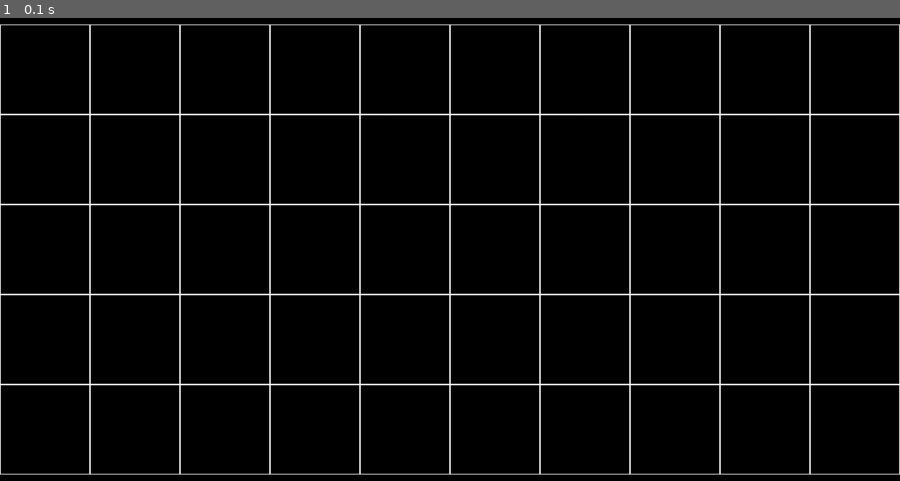
Above: before the commit, frame 1.
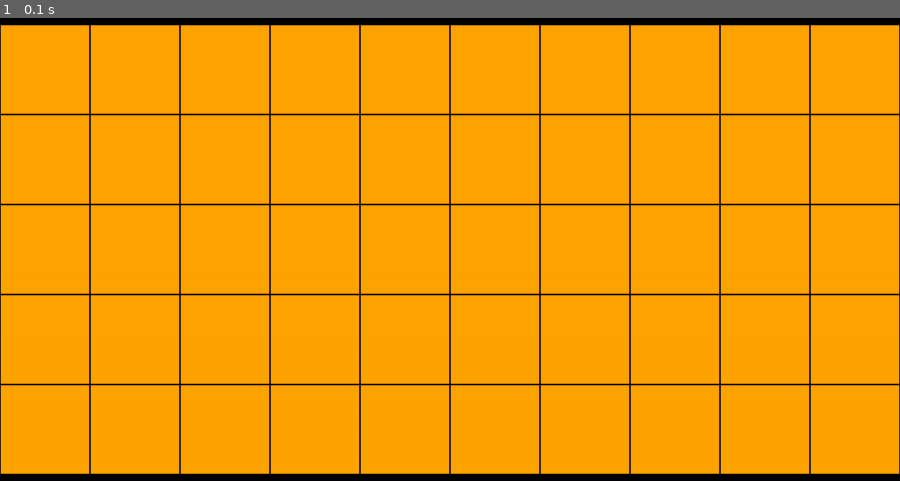
Above: after the commit, the same moment.

Repository: Romeogenesis/PyGame_GOATGAME
Game: pygame game, started from main.py
The game is run twice, just before and just after one commit, with the same random seed, the same clock (stepped at 60 frames per second) and the same inputs.
Inputs:
- Up to frame 1 (0.1 s): no input

The runs differ from the first frame. In frame 1, 97% of the frame differs, in the area x 0-100%, y 1-99%.

Commit message:
оранжевое поле и шаблон кнопки

Diff:
--- /dev/null
+++ b/button.py
@@ -0,0 +1,39 @@
+import pygame
+
+import pygame_widgets
+from pygame_widgets.button import Button
+
+pygame.init()
+win = pygame.display.set_mode((600, 600))
+
+button = Button(
+    win,  # Surface to place button on
+    0,  # X-coordinate of top left corner
+    0,  # Y-coordinate of top left corner
+    300,  # Width
+    150,  # Height
+
+    # Optional Parameters
+    text='Hello',  # Text to display
+    fontSize=80,  # Size of font
+    margin=20,  # Minimum distance between text/image and edge of button
+    inactiveColour=(200, 50, 0),  # Colour of button when not being interacted with
+    hoverColour=(150, 0, 0),  # Colour of button when being hovered over
+    pressedColour=(0, 200, 20),  # Colour of button when being clicked
+    radius=20,  # Radius of border corners (leave empty for not curved)
+    onClick=lambda: print('Click')  # Function to call when clicked on
+)
+
+run = True
+while run:
+    events = pygame.event.get()
+    for event in events:
+        if event.type == pygame.QUIT:
+            pygame.quit()
+            run = False
+            quit()
+
+    win.fill((255, 255, 255))
+
+    pygame_widgets.update(events)  # Call once every loop to allow widgets to render and listen
+    pygame.display.update()
--- a/main.py
+++ b/main.py
@@ -1,5 +1,6 @@
 import pygame
 import os
+import sys
 
 
 class Board:
@@ -24,14 +25,16 @@
 
         for y in range(self.height):
             for x in range(self.width):
-                pygame.draw.rect(screen, colors[self.board[y][x]], (
+                pygame.draw.rect(screen, pygame.Color(255, 165, 0), (
                     x * self.cell_size + self.left, y * self.cell_size + self.top, self.cell_size,
                     self.cell_size))
-                pygame.draw.rect(screen, pygame.Color("white"), (
+                pygame.draw.rect(screen, colors[self.board[y][x]], (
                 x * self.cell_size + self.left, y * self.cell_size + self.top, self.cell_size,
                 self.cell_size), 1)
 
-pygame.init()
+
+
+
 size = width, height = 1200, 800
 screen = pygame.display.set_mode(size)
 board = Board(10, 5)
